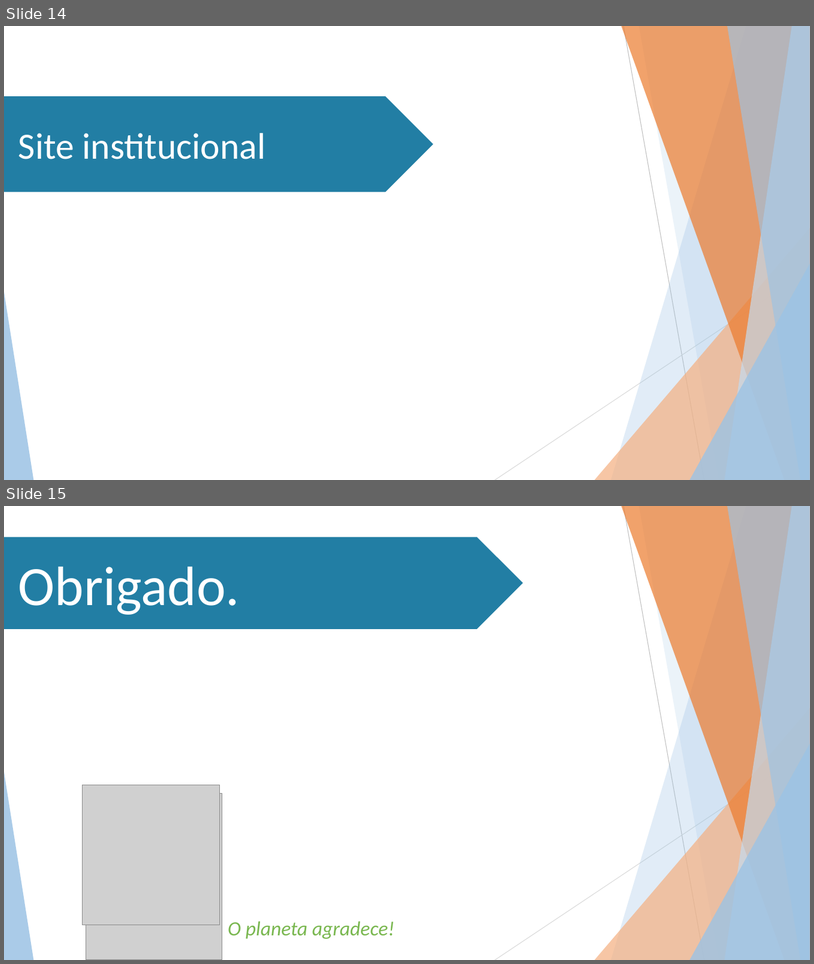
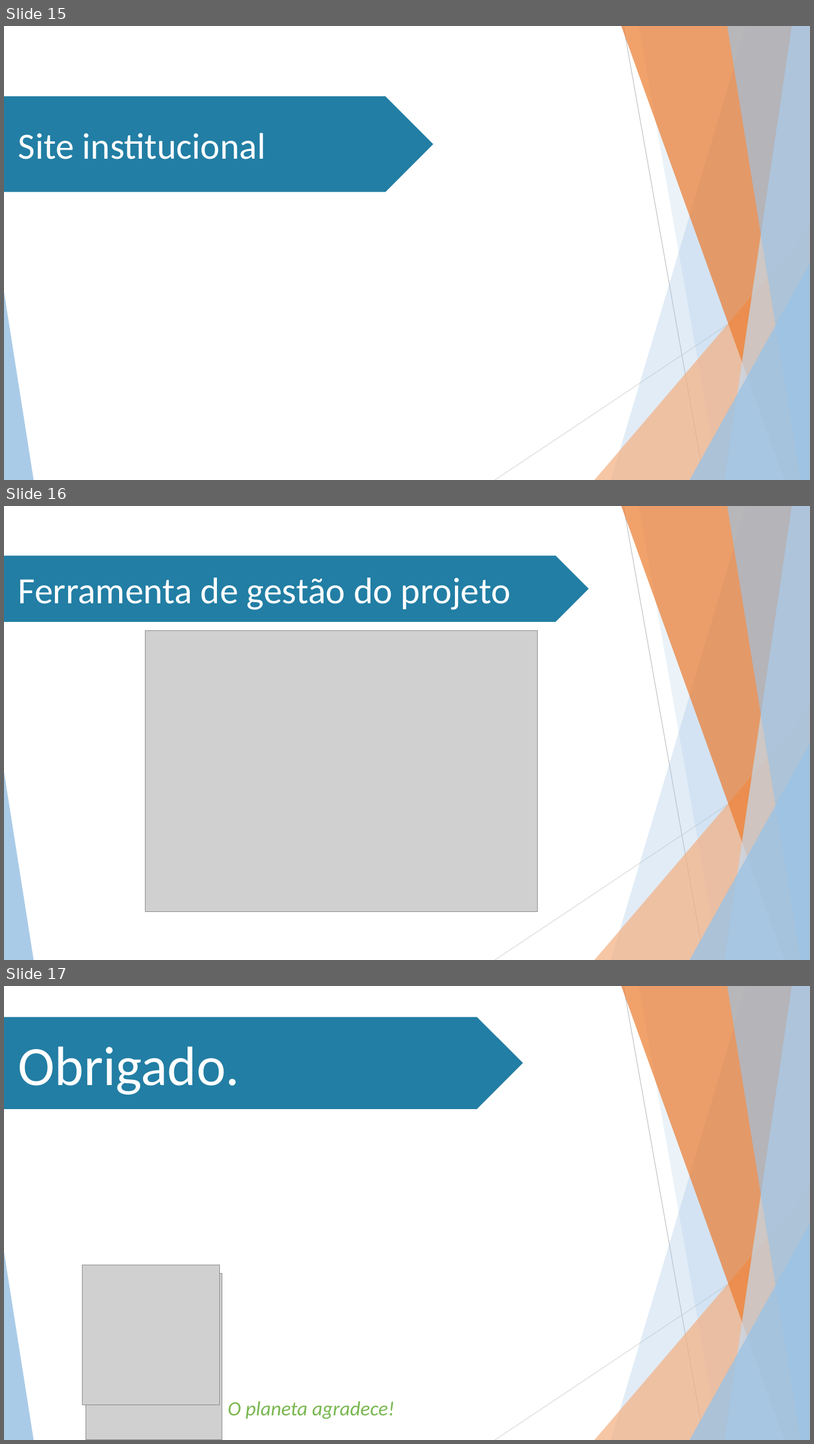
Before and after one commit to Stefany-hub/Projeto2.0, a slide deck: apresentação/MIT PPT (Projeto 2.0).pptx. Shown one above the other, each under a label of ours: slides 14 and 15 before the commit, slides 15, 16 and 17 after it. The pictures are 814x964 and 814x1444 pixels, drawn with LibreOffice and Linux fonts; fonts in the diff are those of the drawing; grey boxes stand for pictures; background and template pictures are left out. Boxes give left, top, right and bottom in pixels: in the first picture for what was removed or moved away, otherwise in the second. Text is boxed around its words. In the diff, an @@ line names an element or a change of style, - is before the commit and + after.

```diff
--- a/apresentação/MIT PPT (Projeto 2.0).pptx
+++ b/apresentação/MIT PPT (Projeto 2.0).pptx
@@ slide 16 added at (x1=4, y1=506, x2=810, y2=960), background #FFFFFF; not listed: 10 template elements that a slide beside it also shows @@
@@ pentagon arrow added at (x1=4, y1=556, x2=589, y2=622), fill #227EA4, 44 pt, text #FFFFFF @@
+Ferramenta de gestão do projeto
@@ picture added at (x1=146, y1=631, x2=538, y2=912) @@
@@ what was slide 14 is now slide 15 @@
@@ what was slide 15 is now slide 17 @@
```
Also in this commit, not shown: 1 other slide added.
